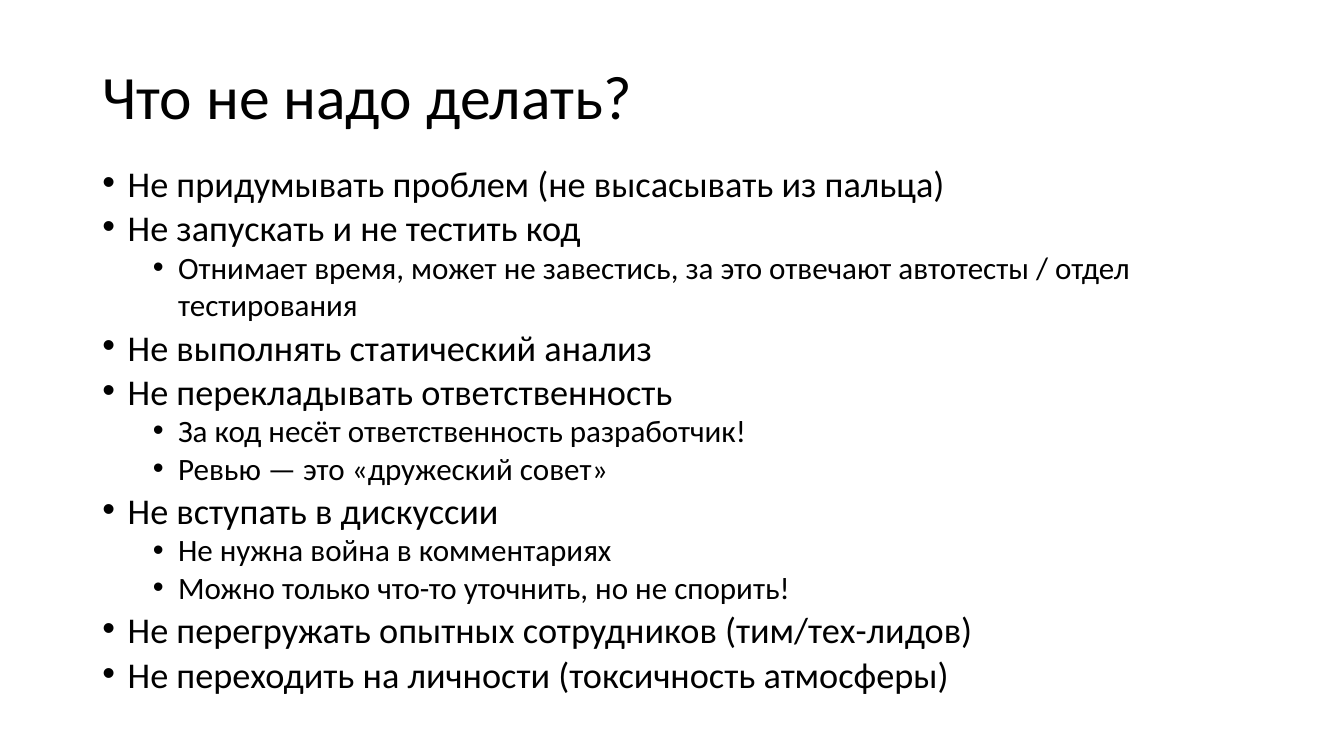
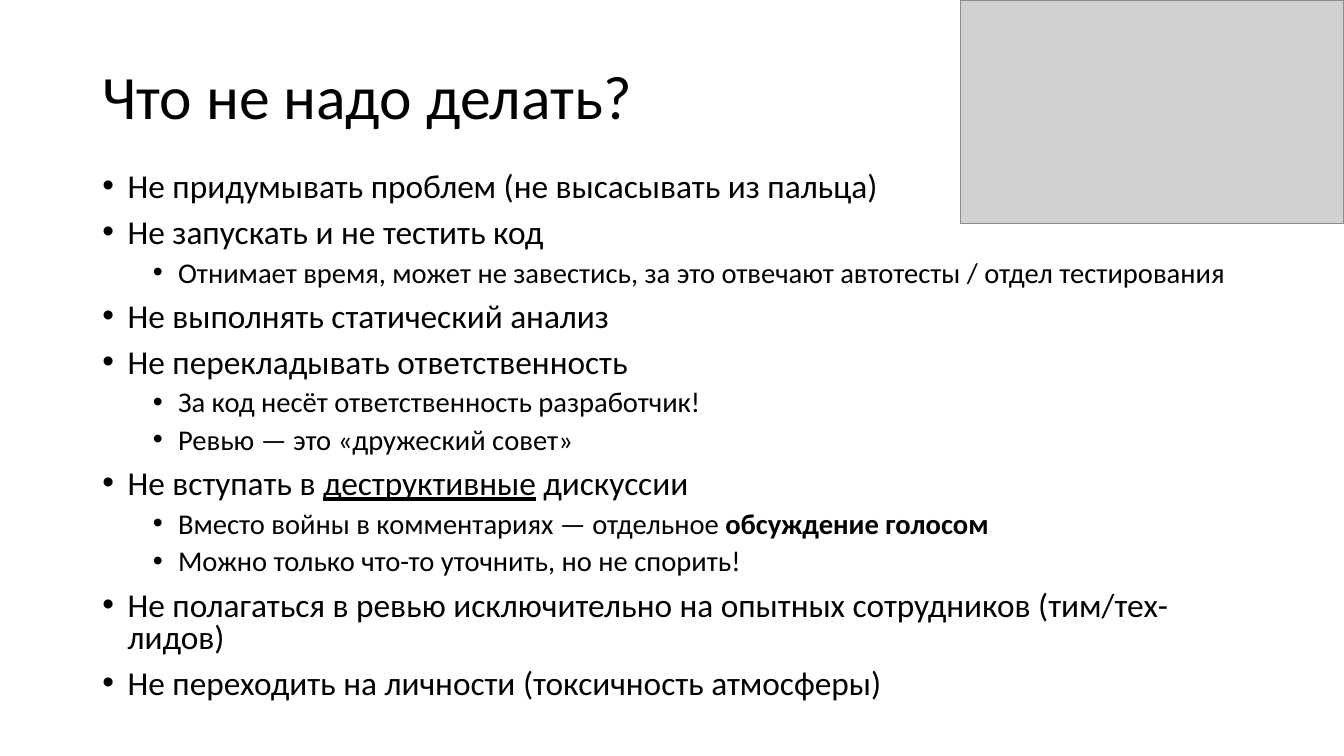
Before and after one commit to xtrueman/prog_instruments, a slide deck: slide 16 of presentations/CodeReview.pptx (slide 12 before the commit). Drawn at 1344x756 pixels with LibreOffice and Linux fonts; fonts in the diff are those of the drawing; grey boxes stand for pictures. Boxes give left, top, right and bottom in pixels: in the first picture for what was removed or moved away, otherwise in the second. Text is boxed around its words. In the diff, an @@ line names an element or a change of style, - is before the commit and + after.

```diff
--- a/presentations/CodeReview.pptx
+++ b/presentations/CodeReview.pptx
@@ picture added at <box>960,0,1344,224</box> @@
@@ text at <box>128,173,1224,701</box>: size 25.9 to 23.8 pt in "Не придумывать проблем (не высасывать из пальца)", "Не запускать и не тестить код", "Не выполнять статический анализ", "Не перекладывать ответственность" and 1 more places; size 22.2 to 20.4 pt in "Отнимает время, может не завестись, за это ...", "За код несёт ответственность разработчик!", "Ревью — это «дружеский совет»", "Можно только что-то уточнить, но не спорить!"; line spacing 0.7 to 0.8; line spacing 1 to 1.1 @@
@@ text at <box>128,473,988,539</box>: text changed; size 22.2 to 20.4 pt @@
-• Не вступать в дискуссии
-  • Не нужна война в комментариях
+• Не вступать в деструктивные дискуссии
+  • Вместо войны в комментариях — отдельное обсуждение голосом
@@ text at <box>128,593,1168,655</box>: text changed; size 25.9 to 23.8 pt @@
-• Не перегружать опытных сотрудников (тим/тех-лидов)
+• Не полагаться в ревью исключительно на опытных сотрудников (тим/тех-лидов)
```
Also in this commit, not shown: 14 other slides changed, 7 slides added, 1 other file.
